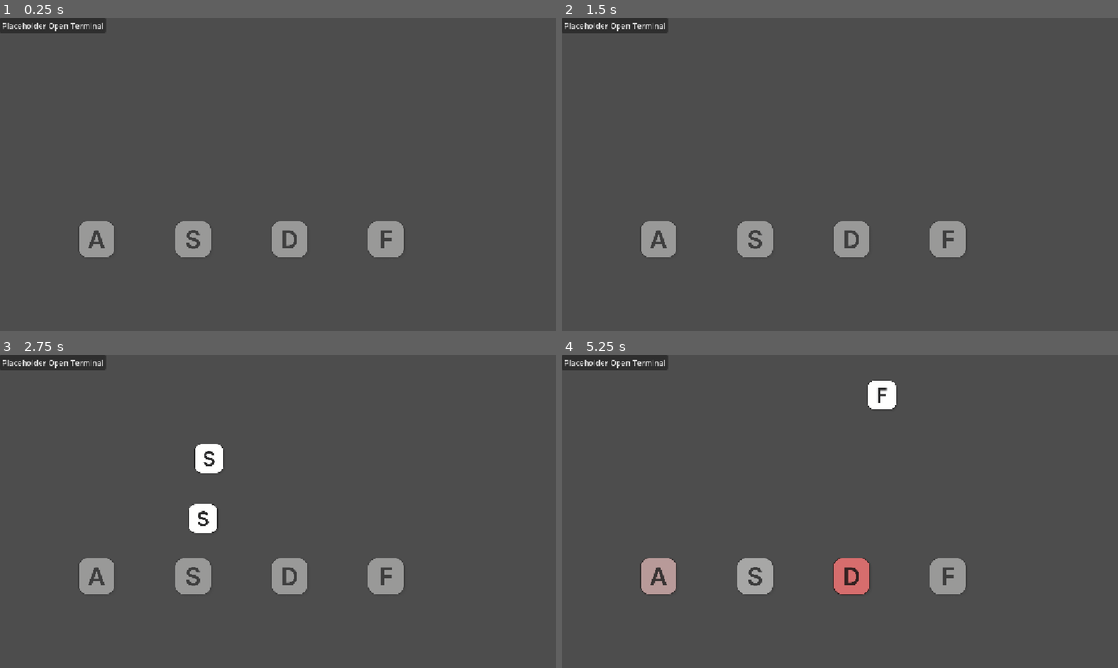
Above: before the commit, frames 1-4 (two rows, left to right).
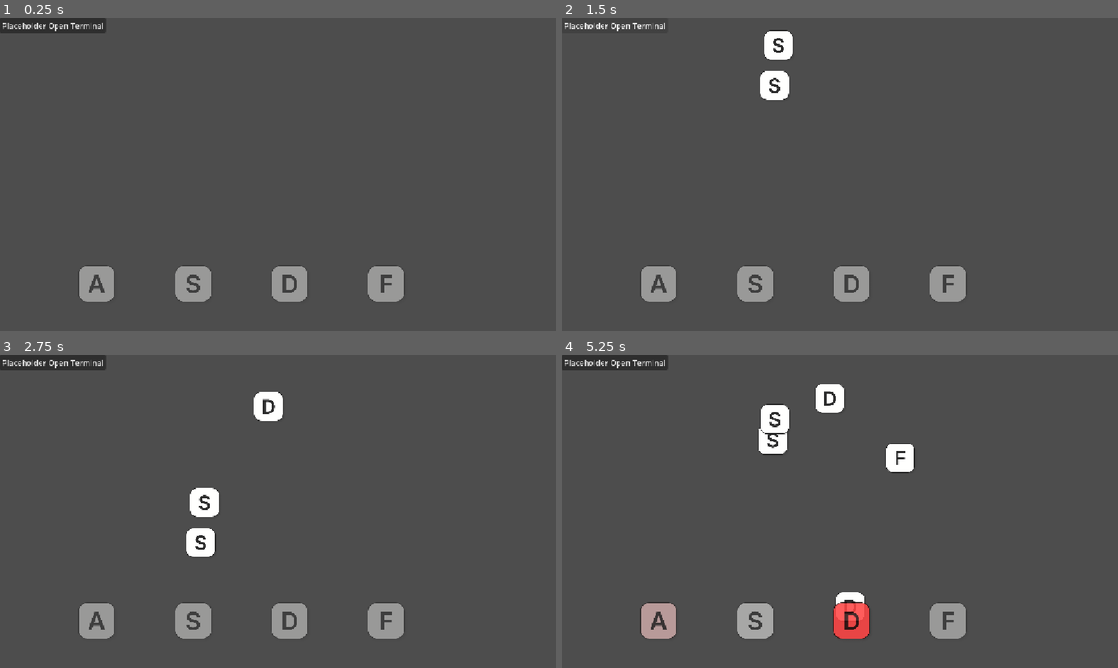
Above: after the commit, the same moments.

Repository: Game-Jam-Studio/Brackeys-Jam-2026.2
Game: Godot game, scene res://Levels/rhythmMinigame.tscn
Same seed, same stepped clock (60 frames per second), same inputs: the game is played once before the commit and once after it. This scene is started directly instead of the project's main scene.
Inputs (mouse positions are in pixels of both pictures, inside the frame that each line leads up to):
- Up to frame 1 (0.25 s): no input
- Up to frame 2 (1.5 s): click "Placeholder Open Terminal" at 0.5 s; click "Resume" (after the commit: "Placeholder Open Terminal") at 1.25 s
- Up to frame 3 (2.75 s): tap Enter at 2 s; move the mouse to (400, 495) at 2.02 s; hold E (interact) from 2.03 s (still down); click (400, 495) at 2.17 s
- Up to frame 4 (5.25 s): release E (interact) at 2.75 s; drag from (728, 527) to (773, 458) at 2.77 s; move the mouse to (895, 442) at 3.52 s; hold E (interact) 3.53-4.25 s; click (895, 442) at 3.67 s; drag from (812, 574) to (656, 621) at 4.27 s; move the mouse to (1006, 558) at 5.02 s; hold A from 5.03 s (still down); hold E (interact) from 5.03 s (still down); click (1006, 558) at 5.17 s

The runs differ from the first frame. In frame 1, 5.0% of the frame differs, in the area x 14-73%, y 64-91%; in frame 2, 5.9%; in frame 3, 6.9%; in frame 4, 7.9%, in the area x 14-73%, y 8-91%.
Error after the commit: Attempt to call function 'pause' in base 'null instance' on a null instance. (res://Scripts/Common/terminal_ui_manager.gd:38)

Commit message:
fix conflicting overlays, pause fighting, and improve rhythm minigame

Diff:
--- a/brackeys-jam-2026.2/Levels/rhythmMinigame.tscn
+++ b/brackeys-jam-2026.2/Levels/rhythmMinigame.tscn
@@ -17,6 +17,7 @@
 anchor_bottom = 1.0
 grow_horizontal = 2
 grow_vertical = 2
+mouse_filter = 2
 script = ExtResource("1_irvol")
 
 [node name="NoteManager" type="Node" parent="." unique_id=645761098 node_paths=PackedStringArray("spawnTargets", "noteDestinations", "timer")]
--- a/brackeys-jam-2026.2/Prefabs/Actors/noteDestination.tscn
+++ b/brackeys-jam-2026.2/Prefabs/Actors/noteDestination.tscn
@@ -9,13 +9,14 @@
 script = ExtResource("1_8od7r")
 
 [node name="ErrorArea2D" type="Area2D" parent="." unique_id=857884499]
+position = Vector2(0.20000076, 92.2)
 
 [node name="CollisionShape2D" type="CollisionShape2D" parent="ErrorArea2D" unique_id=267687191]
 scale = Vector2(3, 3)
 shape = SubResource("RectangleShape2D_03pib")
 
 [node name="ValidArea2D" type="Area2D" parent="." unique_id=824186424]
-position = Vector2(0, -62)
+position = Vector2(0.20000076, 30.199997)
 
 [node name="CollisionShape2D" type="CollisionShape2D" parent="ValidArea2D" unique_id=1030608906]
 position = Vector2(0, -30)
@@ -24,7 +25,7 @@
 
 [node name="Sprite2D" type="Sprite2D" parent="." unique_id=1245203376]
 modulate = Color(1, 1, 1, 0.42745098)
-position = Vector2(0, -92)
+position = Vector2(0.20000075, 0.19998932)
 scale = Vector2(0.8, 0.8)
 texture = ExtResource("2_8od7r")
 
--- a/brackeys-jam-2026.2/Prefabs/Actors/notePrefab.tscn
+++ b/brackeys-jam-2026.2/Prefabs/Actors/notePrefab.tscn
@@ -12,7 +12,7 @@
 scale = Vector2(0.8, 0.8)
 script = ExtResource("1_rd4ew")
 noteTextures = Array[Texture2D]([ExtResource("6_4dpm3"), ExtResource("3_rd4ew"), ExtResource("4_4dpm3"), ExtResource("5_owrj4")])
-speed = 300.0
+speed = 200.0
 
 [node name="Sprite2D" type="Sprite2D" parent="." unique_id=751132802]
 scale = Vector2(0.8, 0.8)
@@ -21,5 +21,5 @@
 [node name="Area2D" type="Area2D" parent="." unique_id=359388060]
 
 [node name="CollisionShape2D" type="CollisionShape2D" parent="Area2D" unique_id=1688296041]
-scale = Vector2(3, 3)
+scale = Vector2(3.5, 3.5)
 shape = SubResource("RectangleShape2D_03pib")
--- a/brackeys-jam-2026.2/Prefabs/UI/pause_menu.tscn
+++ b/brackeys-jam-2026.2/Prefabs/UI/pause_menu.tscn
@@ -14,6 +14,7 @@
 
 [node name="PauseMenu" type="Control" unique_id=1764100914]
 process_mode = 3
+z_index = 100
 layout_mode = 3
 anchors_preset = 15
 anchor_right = 1.0
--- a/brackeys-jam-2026.2/Prefabs/UI/terminal_ui.tscn
+++ b/brackeys-jam-2026.2/Prefabs/UI/terminal_ui.tscn
@@ -14,6 +14,7 @@
 }
 
 [node name="CanvasLayer" type="CanvasLayer" parent="." unique_id=368976715]
+layer = 90
 visible = false
 
 [node name="Button" type="Button" parent="CanvasLayer" unique_id=989481004]
--- a/brackeys-jam-2026.2/Scripts/Common/terminal_ui_manager.gd
+++ b/brackeys-jam-2026.2/Scripts/Common/terminal_ui_manager.gd
@@ -35,12 +35,12 @@
 # Example usage of launchTerminal - TerminalUI.launch_terminal("show some text\nsomemoretext")
 # BBCode example: log_label.text = "You take [color=crimson][font_size=24]50[/font_size] damage[/color]!"
 func launch_terminal(text: String) -> void:
-	get_tree().paused = true
+	get_tree().current_scene.get_node_or_null("%PauseMenu").pause()
 	$CanvasLayer/TerminalText.text = "[color=green][font_size=30]"+text+"[/font_size][/color]"
 	$CanvasLayer.visible = true
 
 func close_terminal() -> void:
-	get_tree().paused = false
+	get_tree().current_scene.get_node_or_null("%PauseMenu").try_resume()
 	$CanvasLayer.visible = false
 
 # Resume button
--- a/brackeys-jam-2026.2/Scripts/Rhythm/note.gd
+++ b/brackeys-jam-2026.2/Scripts/Rhythm/note.gd
@@ -4,16 +4,17 @@
 @export var speed: float
 @export var destination: Vector2
 
+var direction: Vector2
+
 func initialize(note: int) -> void:
 	$Sprite2D.texture = noteTextures[note]
 
+
 # Called when the node enters the scene tree for the first time.
 func _ready() -> void:
-	#$Sprite2D.texture = noteTexture
+	direction = global_position.direction_to(destination)
 	pass # Replace with function body.
 
 # Called every frame. 'delta' is the elapsed time since the previous frame.
 func _process(delta: float) -> void:
-	if destination != null:
-		position = position.move_toward(destination, speed * delta)
-	pass
+	global_position += direction * speed * delta
--- a/brackeys-jam-2026.2/Scripts/UI/pause_menu.gd
+++ b/brackeys-jam-2026.2/Scripts/UI/pause_menu.gd
@@ -4,6 +4,7 @@
 @onready var main_menu_button: Button = $BlurBackground/CenterContainer/MenuBackground/ButtonContainer/MainMenuButton
 @onready var quit_button: Button = $BlurBackground/CenterContainer/MenuBackground/ButtonContainer/QuitButton
 
+var pause_counter: int = 0
 
 # Called when the node enters the scene tree for the first time.
 func _ready() -> void:
@@ -19,22 +20,35 @@
 func _unhandled_input(event: InputEvent) -> void:
 	# Listens for the "ui_cancel" action (Escape / UI Back).
 	if event.is_action_pressed("ui_cancel"):
-		toggle_pause()
-		get_viewport().set_input_as_handled()
+		# whether we should have escape be a pause or resume to the player
+		# is just based on whether they currently see the pause menu or not
+		if visible:
+			try_resume()
+		else:
+			pause()
+		_toggle_menu_visibility()
+		#get_viewport().set_input_as_handled()
 
-## Toggles UI visibility and the engine pause state
-func toggle_pause() -> void:
-	var should_pause: bool = not get_tree().paused
-	get_tree().paused = should_pause
-	visible = should_pause
+func pause() -> void:
+	pause_counter += 1
+	get_tree().paused = true
 
+func try_resume() -> void:
+	pause_counter -= 1
+	if pause_counter <= 0:
+		pause_counter = 0
+		get_tree().paused = false
 
 func _on_resume_button_pressed() -> void:
-	toggle_pause()
+	try_resume()
+	visible = false
 
+func _toggle_menu_visibility() -> void:
+	visible = !visible
 
 func _on_main_menu_button_pressed() -> void:
 	# Must unpause the tree before loading scenes, or the new scene starts paused
+	#
 	get_tree().paused = false
 	get_tree().change_scene_to_file("res://Levels/main_menu.tscn")
 
--- a/brackeys-jam-2026.2/Taylor/tmerrill_test_scene.tscn
+++ b/brackeys-jam-2026.2/Taylor/tmerrill_test_scene.tscn
@@ -64,6 +64,7 @@
 [node name="UI" type="CanvasLayer" parent="." unique_id=81569447]
 
 [node name="PauseMenu" parent="UI" unique_id=1764100914 instance=ExtResource("4_v63jj")]
+unique_name_in_owner = true
 
 [node name="StaticBody3D" parent="." unique_id=1990939064 instance=ExtResource("5_ux0hy")]
 transform = Transform3D(-1, 0, 8.742278e-08, 0, 1, 0, -8.742278e-08, 0, -1, 4.2427278, 0.91858387, 5.695434)
